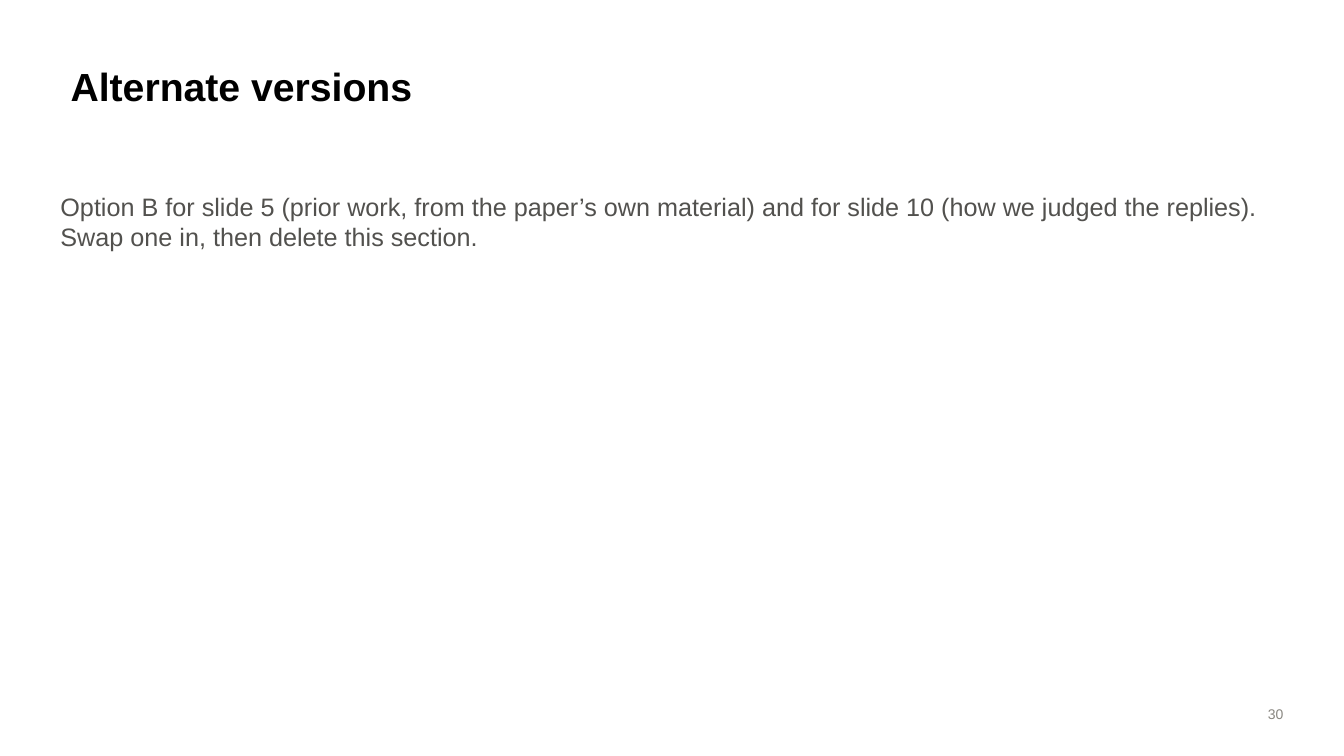
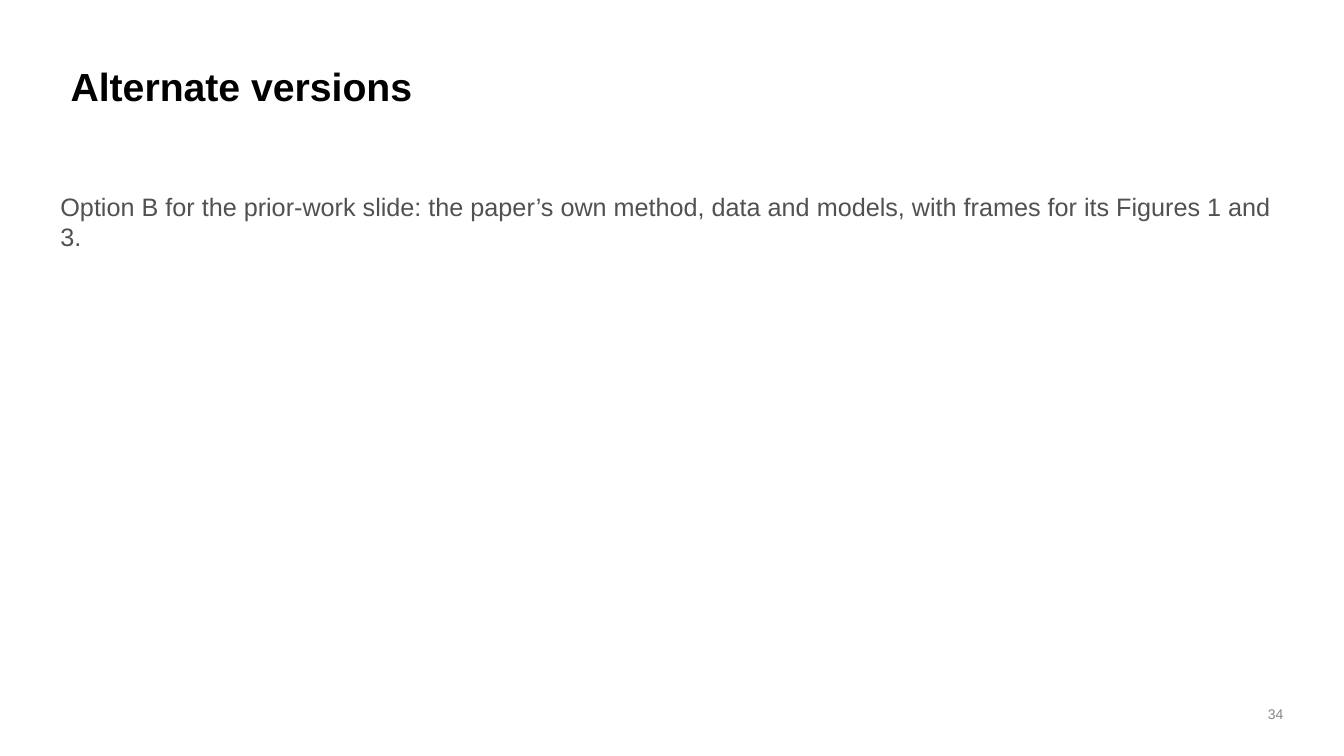
Before and after one commit to brow4623/ai-safety-democracy, a slide deck: slide 34 of slides/refusal-geometry-slides.pptx (slide 30 before the commit). Drawn at 1344x756 pixels with LibreOffice and Linux fonts; fonts in the diff are those of the drawing. Boxes give left, top, right and bottom in pixels: in the first picture for what was removed or moved away, otherwise in the second. Text is boxed around its words. In the diff, an @@ line names an element or a change of style, - is before the commit and + after.

```diff
--- a/slides/refusal-geometry-slides.pptx
+++ b/slides/refusal-geometry-slides.pptx
@@ text at (60, 197, 1270, 247): text changed @@
-Option B for slide 5 (prior work, from the paper’s own material) and for slide 10 (how we judged the replies). Swap one in, then delete this section.
+Option B for the prior-work slide: the paper’s own method, data and models, with frames for its Figures 1 and 3.
@@ page number at (1268, 709, 1284, 719): text changed @@
-30
+34
```
Also in this commit, not shown: 6 other slides changed, 3 slides added.
